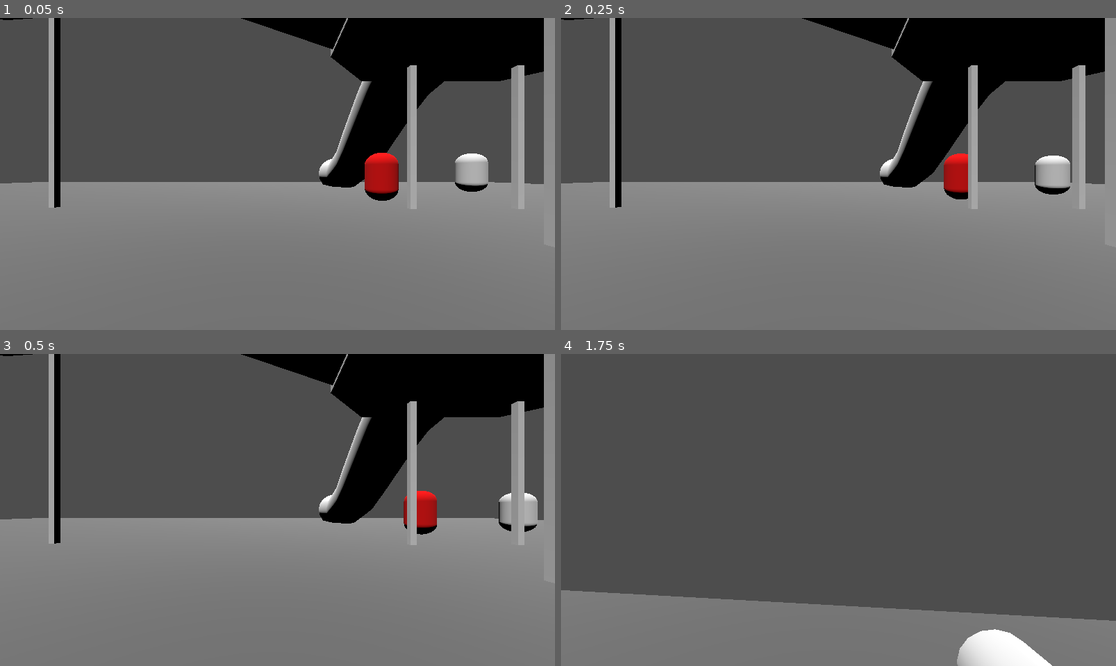
Above: before the commit, frames 1-4 (two rows, left to right).
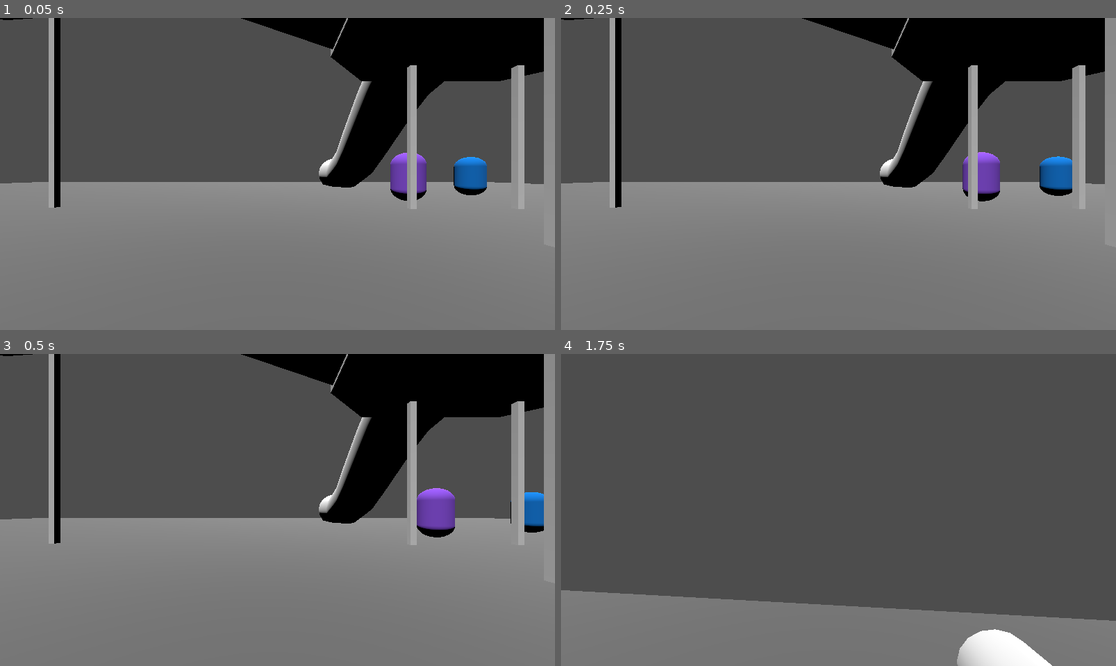
Above: after the commit, the same moments.

Repository: Kesomannen/the-very-serious-game-jam
Game: Godot game, scene res://Scenes/game.tscn
Same seed, same stepped clock (60 frames per second), same inputs: the game is played once before the commit and once after it.
Inputs (mouse positions are in pixels of both pictures, inside the frame that each line leads up to):
- Up to frame 1 (0.05 s): no input
- Up to frame 2 (0.25 s): no input
- Up to frame 3 (0.5 s): no input
- Up to frame 4 (1.75 s): tap Enter at 0.5 s; move the mouse to (866, 510) at 0.52 s; hold E 0.53-1.28 s; hold W (forward) from 0.53 s (still down); tap Space (jump) at 0.77, 1.52 s; move the mouse to (810, 510) at 1.27 s; tap Q at 1.35 s

The runs differ from the first frame. In frame 1, 2.0% of the frame differs, in the area x 65-88%, y 43-59%; in frame 2, 1.9%; in frame 3, 1.6%; in frame 4, nothing differs.

Commit message:
Work in progress loop

Diff:
--- a/Scenes/child.tscn
+++ b/Scenes/child.tscn
@@ -1,6 +1,6 @@
 [gd_scene format=3 uid="uid://ct0ny20uc0fjn"]
 
-[ext_resource type="Script" uid="uid://b83vckb46yqey" path="res://Script/agent.gd" id="1_d43l3"]
+[ext_resource type="Script" uid="uid://b83vckb46yqey" path="res://Scripts/agent.gd" id="1_d43l3"]
 
 [sub_resource type="CapsuleMesh" id="CapsuleMesh_qxrlw"]
 
--- a/Scenes/freecam.tscn
+++ b/Scenes/freecam.tscn
@@ -1,6 +1,6 @@
 [gd_scene format=3 uid="uid://bo36akh27pkvs"]
 
-[ext_resource type="Script" uid="uid://c1t7xrkixrtp1" path="res://Script/freecam_player.gd" id="1_ntxpu"]
+[ext_resource type="Script" uid="uid://c1t7xrkixrtp1" path="res://Scripts/freecam_player.gd" id="1_ntxpu"]
 
 [sub_resource type="CapsuleShape3D" id="CapsuleShape3D_bi5fs"]
 
--- a/Scenes/game.tscn
+++ b/Scenes/game.tscn
@@ -1,65 +1,91 @@
 [gd_scene format=3 uid="uid://co3d1m1ybskbt"]
 
-[ext_resource type="Script" uid="uid://bp73hplvjaujn" path="res://Script/manager.gd" id="3_3dryh"]
+[ext_resource type="Script" uid="uid://bp73hplvjaujn" path="res://Scripts/manager.gd" id="3_3dryh"]
 [ext_resource type="PackedScene" uid="uid://ct0ny20uc0fjn" path="res://Scenes/child.tscn" id="3_wrm1d"]
 [ext_resource type="PackedScene" uid="uid://ssp63i5rmfhq" path="res://Scenes/playground2.tscn" id="4_3dryh"]
 [ext_resource type="PackedScene" uid="uid://bo36akh27pkvs" path="res://Scenes/freecam.tscn" id="4_wowpa"]
+[ext_resource type="Script" uid="uid://b5wtsa44ye62f" path="res://Scripts/bet_manager.gd" id="5_wowpa"]
 
 [node name="Node3D" type="Node3D" unique_id=1816040432]
 
 [node name="Sun" type="DirectionalLight3D" parent="." unique_id=116938391]
 transform = Transform3D(0.83676434, 0.5040346, -0.21394995, 0, 0.39073107, 0.92050487, 0.5475632, -0.7702457, 0.32694983, 0, 15.156977, 0)
 
-[node name="Manager" type="Node" parent="." unique_id=902847566 node_paths=PackedStringArray("children", "safe_spots")]
+[node name="Manager" type="Node" parent="." unique_id=902847566 node_paths=PackedStringArray("children", "starting_spots", "safe_spots")]
 unique_name_in_owner = true
 script = ExtResource("3_3dryh")
-children = [NodePath("Child"), NodePath("Child2"), NodePath("Child3"), NodePath("Child4"), NodePath("Child5"), NodePath("Child6")]
-safe_spots = [NodePath("SafeSpot"), NodePath("SafeSpot2"), NodePath("SafeSpot3"), NodePath("SafeSpotHigh")]
+children = [NodePath("Green"), NodePath("Blue"), NodePath("Pink"), NodePath("Purple"), NodePath("Orange"), NodePath("Cyan")]
+starting_spots = [NodePath("StartingSpots/StartingSpot1"), NodePath("StartingSpots/StartingSpot2"), NodePath("StartingSpots/StartingSpot3"), NodePath("StartingSpots/StartingSpot4"), NodePath("StartingSpots/StartingSpot5"), NodePath("StartingSpots/StartingSpot6")]
+safe_spots = [NodePath("SafeSpots/SafeSpot1"), NodePath("SafeSpots/SafeSpot2"), NodePath("SafeSpots/SafeSpot3"), NodePath("SafeSpots/SafeSpotHigh")]
 
-[node name="Child" parent="Manager" unique_id=997781014 node_paths=PackedStringArray("manager") instance=ExtResource("3_wrm1d")]
+[node name="Green" parent="Manager" unique_id=997781014 node_paths=PackedStringArray("manager") instance=ExtResource("3_wrm1d")]
 transform = Transform3D(1, 0, 0, 0, 1, 0, 0, 0, 1, 3.3377075, 0.73119307, -6.867942)
 color = Color(0, 1, 0, 1)
-is_it = true
 manager = NodePath("..")
 
-[node name="Child2" parent="Manager" unique_id=549556755 node_paths=PackedStringArray("manager") instance=ExtResource("3_wrm1d")]
+[node name="Blue" parent="Manager" unique_id=549556755 node_paths=PackedStringArray("manager") instance=ExtResource("3_wrm1d")]
 transform = Transform3D(1, 0, 0, 0, 1, 0, 0, 0, 1, 7.9007196, 0.9281266, -8.598083)
 color = Color(0, 0.53929514, 0.9570392, 1)
 manager = NodePath("..")
 
-[node name="Child3" parent="Manager" unique_id=1378834187 node_paths=PackedStringArray("manager") instance=ExtResource("3_wrm1d")]
+[node name="Pink" parent="Manager" unique_id=1378834187 node_paths=PackedStringArray("manager") instance=ExtResource("3_wrm1d")]
 transform = Transform3D(1, 0, 0, 0, 1, 0, 0, 0, 1, -8.312727, 2.0049596, 9.042296)
 color = Color(0.918256, 0.41156024, 0.8258839, 1)
 manager = NodePath("..")
 
-[node name="Child4" parent="Manager" unique_id=1026505759 node_paths=PackedStringArray("manager") instance=ExtResource("3_wrm1d")]
+[node name="Purple" parent="Manager" unique_id=1026505759 node_paths=PackedStringArray("manager") instance=ExtResource("3_wrm1d")]
 transform = Transform3D(1, 0, 0, 0, 1, 0, 0, 0, 1, -6.041608, 6.6359787, -3.4069524)
 color = Color(0.617164, 0.35728225, 0.9949085, 1)
 manager = NodePath("..")
 
-[node name="Child5" parent="Manager" unique_id=927383164 node_paths=PackedStringArray("manager") instance=ExtResource("3_wrm1d")]
+[node name="Orange" parent="Manager" unique_id=927383164 node_paths=PackedStringArray("manager") instance=ExtResource("3_wrm1d")]
 transform = Transform3D(1, 0, 0, 0, 1, 0, 0, 0, 1, 3.745771, 4.394682, 1.9378266)
 color = Color(0.80222464, 0.4173377, 0, 1)
 manager = NodePath("..")
 
-[node name="Child6" parent="Manager" unique_id=800561201 node_paths=PackedStringArray("manager") instance=ExtResource("3_wrm1d")]
+[node name="Cyan" parent="Manager" unique_id=800561201 node_paths=PackedStringArray("manager") instance=ExtResource("3_wrm1d")]
 transform = Transform3D(1, 0, 0, 0, 1, 0, 0, 0, 1, -8.009304, 0.85373735, 0.27600813)
 color = Color(0, 0.62166023, 0.5445527, 1)
 manager = NodePath("..")
 
-[node name="SafeSpot" type="Node3D" parent="Manager" unique_id=180060406]
+[node name="SafeSpots" type="Node" parent="Manager" unique_id=1626592082]
+
+[node name="SafeSpot1" type="Node3D" parent="Manager/SafeSpots" unique_id=180060406]
 transform = Transform3D(1, 0, 0, 0, 1, 0, 0, 0, 1, -8.917459, 3.2, 2.9319158)
 
-[node name="SafeSpot2" type="Node3D" parent="Manager" unique_id=2028002239]
+[node name="SafeSpot2" type="Node3D" parent="Manager/SafeSpots" unique_id=2028002239]
 transform = Transform3D(1, 0, 0, 0, 1, 0, 0, 0, 1, 4.793418, 3.3128374, 3.3310966)
 
-[node name="SafeSpot3" type="Node3D" parent="Manager" unique_id=2136604037]
+[node name="SafeSpot3" type="Node3D" parent="Manager/SafeSpots" unique_id=2136604037]
 transform = Transform3D(1, 0, 0, 0, 1, 0, 0, 0, 1, -9.383301, 5.973192, -4.9486437)
 
-[node name="SafeSpotHigh" type="Node3D" parent="Manager" unique_id=787376383]
+[node name="SafeSpotHigh" type="Node3D" parent="Manager/SafeSpots" unique_id=787376383]
 transform = Transform3D(1, 0, 0, 0, 1, 0, 0, 0, 1, -6.6, 6.6, -4.4)
+
+[node name="StartingSpots" type="Node" parent="Manager" unique_id=940777437]
+
+[node name="StartingSpot1" type="Node3D" parent="Manager/StartingSpots" unique_id=174341208]
+transform = Transform3D(1, 0, 0, 0, 1, 0, 0, 0, 1, -8.417459, 0.70000005, 9.031916)
+
+[node name="StartingSpot2" type="Node3D" parent="Manager/StartingSpots" unique_id=653701245]
+transform = Transform3D(1, 0, 0, 0, 1, 0, 0, 0, 1, -8.117458, 0.40000004, 0.23191565)
+
+[node name="StartingSpot3" type="Node3D" parent="Manager/StartingSpots" unique_id=2027955948]
+transform = Transform3D(1, 0, 0, 0, 1, 0, 0, 0, 1, -0.11745834, 0.40000004, 4.3319154)
+
+[node name="StartingSpot4" type="Node3D" parent="Manager/StartingSpots" unique_id=1318407521]
+transform = Transform3D(1, 0, 0, 0, 1, 0, 0, 0, 1, 7.8825417, 0.40000004, -8.668085)
+
+[node name="StartingSpot5" type="Node3D" parent="Manager/StartingSpots" unique_id=1451144030]
+transform = Transform3D(1, 0, 0, 0, 1, 0, 0, 0, 1, 3.3825417, 0.40000004, -6.868085)
+
+[node name="StartingSpot6" type="Node3D" parent="Manager/StartingSpots" unique_id=1847787943]
+transform = Transform3D(1, 0, 0, 0, 1, 0, 0, 0, 1, -6.1174583, 6.3, -3.368085)
 
 [node name="NavigationRegion3D" parent="." unique_id=1866652480 instance=ExtResource("4_3dryh")]
 transform = Transform3D(1.0005554, 0, 0, 0, 1.0005554, 0, 0, 0, 1.0005554, -1.5207062, 0, -0.66938114)
 
 [node name="Player" parent="." unique_id=1913763412 instance=ExtResource("4_wowpa")]
+
+[node name="BetManager" type="Node" parent="." unique_id=108292606]
+script = ExtResource("5_wowpa")
--- a/Scenes/player.tscn
+++ b/Scenes/player.tscn
@@ -1,6 +1,6 @@
 [gd_scene format=3 uid="uid://c1tortkjbcuha"]
 
-[ext_resource type="Script" uid="uid://p5gibq5hgl5q" path="res://Script/player.gd" id="1_v0iea"]
+[ext_resource type="Script" uid="uid://p5gibq5hgl5q" path="res://Scripts/player.gd" id="1_v0iea"]
 
 [sub_resource type="CapsuleShape3D" id="CapsuleShape3D_bi5fs"]
 
--- a/Scenes/slide.tscn
+++ b/Scenes/slide.tscn
@@ -1,7 +1,7 @@
 [gd_scene format=3 uid="uid://bv4tw6fbkbv80"]
 
-[ext_resource type="Script" uid="uid://uc3adaxmcond" path="res://Script/slide.gd" id="1_8moo8"]
-[ext_resource type="Script" uid="uid://cy23x2kt567jw" path="res://Script/area_3d.gd" id="2_850j5"]
+[ext_resource type="Script" uid="uid://uc3adaxmcond" path="res://Scripts/slide.gd" id="1_8moo8"]
+[ext_resource type="Script" uid="uid://cy23x2kt567jw" path="res://Scripts/area_3d.gd" id="2_850j5"]
 
 [sub_resource type="SphereMesh" id="SphereMesh_wowpa"]
 
--- a/Script/manager.gd
+++ /dev/null
@@ -1,6 +0,0 @@
-class_name Manager
-
-extends Node
-
-@export var children: Array[Agent]
-@export var safe_spots: Array[Node3D]
--- a/Script/agent.gd
+++ b/Scripts/agent.gd
@@ -4,16 +4,19 @@
 
 @export var movement_speed: float = 10.0
 @export var color: Color
-@export var is_it: bool
 @export var manager: Manager
 @export var state: String
+@export var flee_state := AgentFleeLogic.State.WANDER
 
 @onready var navigation_agent: NavigationAgent3D = get_node("NavigationAgent3D")
 
 var chase_state := AgentChaseLogic.State.IDLE
-@export var flee_state := AgentFleeLogic.State.WANDER
 var wander_target := Vector3.ZERO
+
+var is_it := false
 var sliding := false
+var active := false
+
 var mat: Material
 
 var chase_logic := AgentChaseLogic.new()
@@ -29,7 +32,13 @@
 	pick_new_wander_target()
 	update_behavior_state()
 
+
 func _physics_process(delta: float) -> void:
+	if !active:
+		navigation_agent.set_velocity_forced(Vector3.ZERO)
+		velocity = Vector3.ZERO
+		return
+
 	if sliding:
 		return
 
@@ -105,7 +114,7 @@
 	move_and_slide()
 
 func _on_tag_area_body_entered(body: Node3D) -> void:
-	if body is not Agent or body == self or !is_it or body.is_it:
+	if !active or body is not Agent or body == self or !is_it or body.is_it:
 		return
 
 	print(name, " tagged ", body.name)
@@ -113,6 +122,8 @@
 	body.update_behavior_state()
 
 func _on_timer_timeout() -> void:
+	if !active:
+		return
 	update_behavior_state()
 
 func pick_new_wander_target() -> void:
--- /dev/null
+++ b/Scripts/bet_manager.gd
@@ -0,0 +1,13 @@
+class_name BetManager
+
+extends Node
+
+@onready var manager: Manager = %Manager
+
+func _ready() -> void:
+	manager.runner_won.connect(_on_runner_won)
+	manager.start_playing()
+
+func _on_runner_won(runner: Agent) -> void:
+	await get_tree().create_timer(2.0).timeout
+	manager.start_playing()
--- /dev/null
+++ b/Scripts/manager.gd
@@ -0,0 +1,70 @@
+class_name Manager
+
+extends Node
+
+@export var children: Array[Agent]
+@export var starting_spots: Array[Node3D]
+@export var safe_spots: Array[Node3D]
+
+var is_playing = false
+
+signal runner_won(runner: Agent)
+
+func _ready() -> void:
+	set_children_active(false)
+
+func _process(delta: float) -> void:
+	if !is_playing:
+		return
+
+	# Check if someone has won
+	var runners = children.filter(func(child): return !child.is_it)
+	match len(runners):
+		0:
+			print("No runners left!")
+			stop_playing()
+		1:
+			var winner = runners[0]
+			print(winner.name, " won the game!")
+			runner_won.emit(winner)
+			stop_playing()
+
+func start_playing():
+	if is_playing:
+		print("Tried to start game while already playing!")
+		return
+	if !children.any(func(child): return child.is_it):
+		print("start_playing was called without chasers, picking one randomly")
+		pick_chaser()
+	spawn_children_randomly()
+	set_children_active(true)
+	is_playing = true
+	print("Game started!")
+
+func stop_playing():
+	if !is_playing:
+		print("Tried to stop game while not playing!")
+		return
+	set_children_active(false)
+	is_playing = false
+	print("Game stopped!")
+
+func spawn_children_randomly():
+	var spots_remaining = starting_spots.duplicate()
+	for child in children:
+		var index = randi_range(0, len(spots_remaining) - 1)
+		var spot = spots_remaining.pop_at(index)
+		child.position = spot.position
+
+func pick_chaser():
+	for child in children:
+		child.is_it = false
+
+	var index = randi_range(0, len(children) - 1)
+	var child = children[index]
+	child.is_it = true
+	print(child.name, " is the chaser")
+
+func set_children_active(active: bool):
+	for child in children:
+		child.active = active
Renamed: Script/agent.gd.uid -> Scripts/agent.gd.uid
Renamed: Script/agent_chase_logic.gd -> Scripts/agent_chase_logic.gd
Renamed: Script/agent_chase_logic.gd.uid -> Scripts/agent_chase_logic.gd.uid
Renamed: Script/agent_flee_logic.gd -> Scripts/agent_flee_logic.gd
Renamed: Script/agent_flee_logic.gd.uid -> Scripts/agent_flee_logic.gd.uid
Renamed: Script/agent_movement.gd -> Scripts/agent_movement.gd
Renamed: Script/agent_movement.gd.uid -> Scripts/agent_movement.gd.uid
Renamed: Script/area_3d.gd -> Scripts/area_3d.gd
Renamed: Script/area_3d.gd.uid -> Scripts/area_3d.gd.uid
Not shown, added: Scripts/bet_manager.gd.uid
Renamed: Script/freecam_player.gd -> Scripts/freecam_player.gd
Renamed: Script/freecam_player.gd.uid -> Scripts/freecam_player.gd.uid
(and 5 more such lines)
